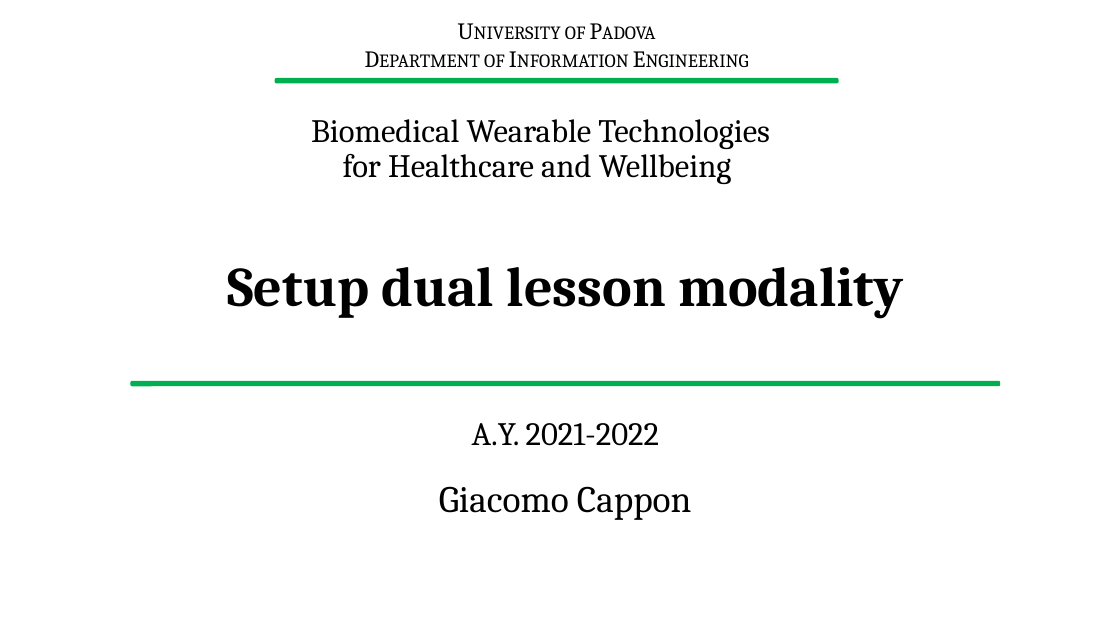
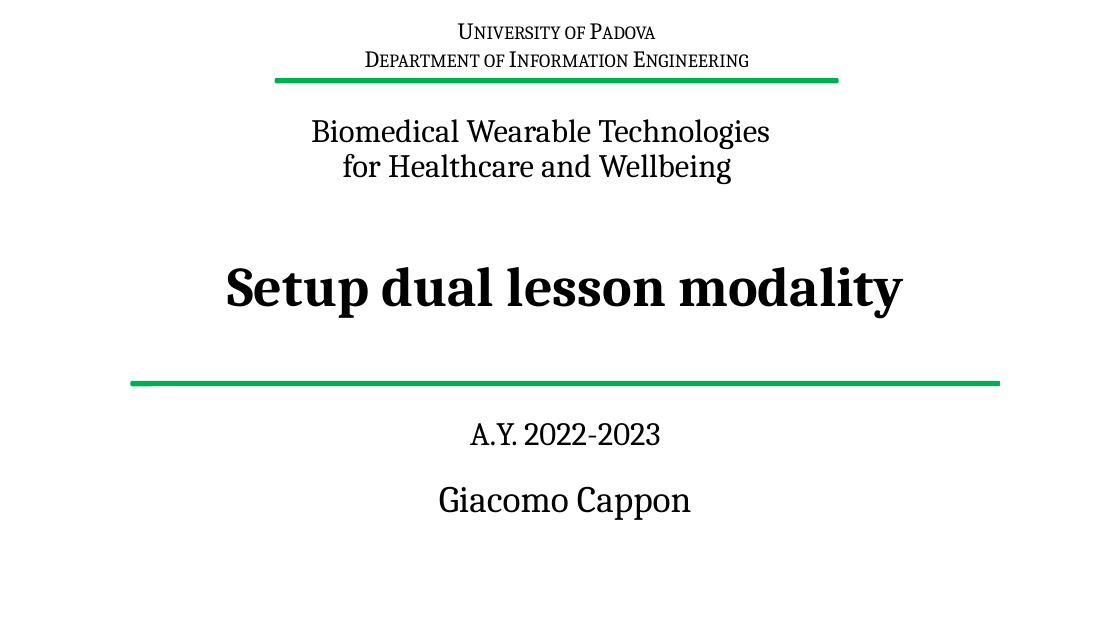
Before and after one commit to gcappon/bwthw, a slide deck: slide 1 of guides/setup_dual_mode_lessons.pptx. Drawn at 1120x630 pixels with LibreOffice and Linux fonts; fonts in the diff are those of the drawing; background and template pictures are left out. Boxes give left, top, right and bottom in pixels: in the first picture for what was removed or moved away, otherwise in the second. Text is boxed around its words. In the diff, an @@ line names an element or a change of style, - is before the commit and + after.

```diff
--- a/guides/setup_dual_mode_lessons.pptx
+++ b/guides/setup_dual_mode_lessons.pptx
@@ text at <box>470,423,661,446</box>: text changed @@
-A.Y. 2021-2022
+A.Y. 2022-2023
```
Also in this commit, not shown: 2 other slides changed, 10 other files.
